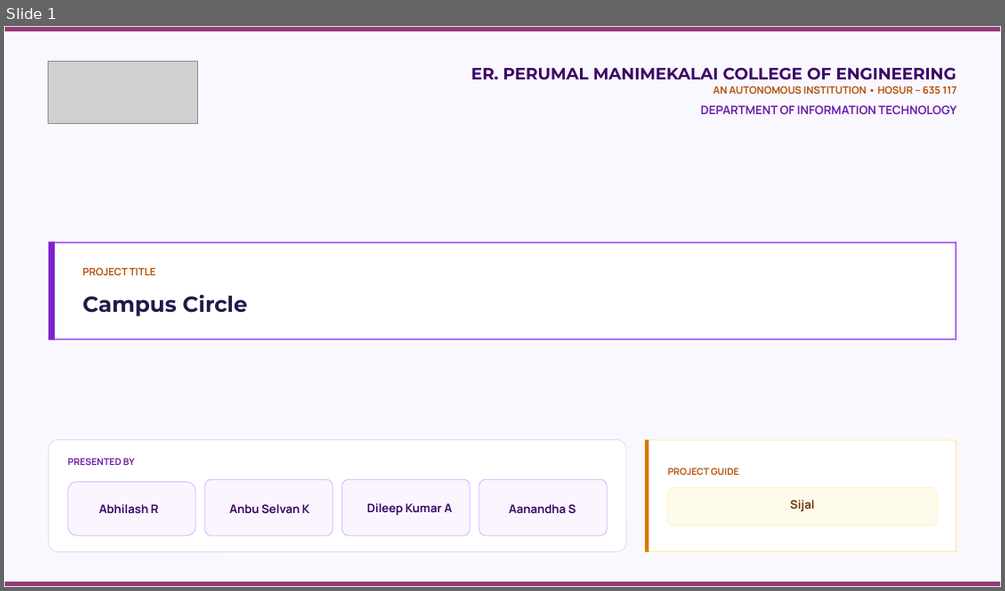
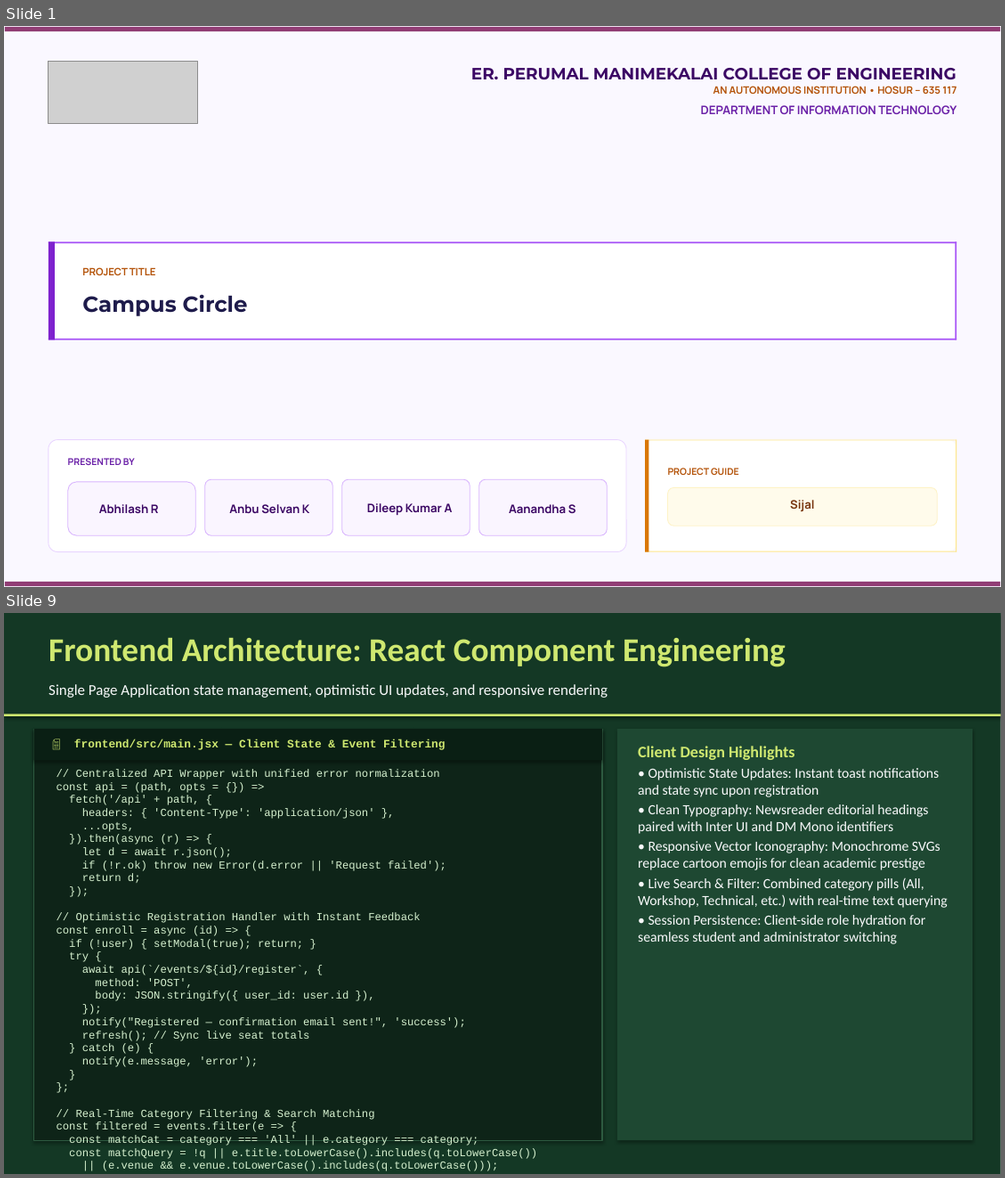
Before and after one commit to Abhi7Prajapathi/Events, a slide deck: CampusCircle_Presentation.pptx. Shown one above the other, each under a label of ours: slide 1 before the commit, slides 1 and 9 after it; the slides between them are not shown. The pictures are 1005x591 and 1005x1178 pixels, drawn with LibreOffice and Linux fonts; fonts in the diff are those of the drawing; grey boxes stand for pictures; background and template pictures are left out. Boxes give left, top, right and bottom in pixels: in the first picture for what was removed or moved away, otherwise in the second. Text is boxed around its words. In the diff, an @@ line names an element or a change of style, - is before the commit and + after.

Commit message:
docs: 16-slide presentation deck with core code snippets, screenshots, problem, solution, and architecture

```diff
--- a/CampusCircle_Presentation.pptx
+++ b/CampusCircle_Presentation.pptx
@@ slide 9 added at [4,613,1001,1174], background #FFFFFF @@
@@ rectangle added at [4,613,1001,1174], fill #143825 @@
@@ rectangle added at [4,613,1001,714], fill #143825 @@
@@ text added at [48,638,785,667], 32 pt, text #CFE870, bold @@
+Frontend Architecture: React Component Engineering
@@ text added at [48,684,607,698], 14.5 pt, text #F8F9FA @@
+Single Page Application state management, optimistic UI updates, and responsive rendering
@@ rectangle added at [4,714,1001,716], fill #CFE870 @@
@@ rectangle added at [34,729,602,1140], fill #0E2418, outline #2D5A40 1 pt @@
@@ rectangle added at [34,729,602,761], fill #0A1F14 @@
@@ text added at [74,739,445,750], 11 pt, text #CFE870, bold @@
+📄 frontend/src/main.jsx — Client State & Event Filtering
@@ rectangle added at [617,729,972,1140], fill #1E4832 @@
@@ text added at [638,746,947,944], 13.5 pt, text #F8F9FA @@
+Client Design Highlights
+• Optimistic State Updates: Instant toast notifications and state sync upon registration
+• Clean Typography: Newsreader editorial headings paired with Inter UI and DM Mono identifiers
+• Responsive Vector Iconography: Monochrome SVGs replace cartoon emojis for clean academic prestige
+• Live Search & Filter: Combined category pills (All, Workshop, Technical, etc.) with real-time text querying
+• Session Persistence: Client-side role hydration for seamless student and administrator switching
@@ text added at [57,769,537,1171], 10.5 pt, text #D5F0CE @@
+// Centralized API Wrapper with unified error normalization
+const api = (path, opts = {}) =>
+fetch('/api' + path, {
+headers: { 'Content-Type': 'application/json' },
+...opts,
+}).then(async (r) => {
+let d = await r.json();
+if (!r.ok) throw new Error(d.error || 'Request failed');
+return d;
+});
+// Optimistic Registration Handler with Instant Feedback
+const enroll = async (id) => {
+if (!user) { setModal(true); return; }
+try {
+await api(`/events/${id}/register`, {
+method: 'POST',
+body: JSON.stringify({ user_id: user.id }),
+});
+notify("Registered — confirmation email sent!", 'success');
+refresh(); // Sync live seat totals
+} catch (e) {
+notify(e.message, 'error');
+}
+};
+// Real-Time Category Filtering & Search Matching
+const filtered = events.filter(e => {
+const matchCat = category === 'All' || e.category === category;
+const matchQuery = !q || e.title.toLowerCase().includes(q.toLowerCase())
+|| (e.venue && e.venue.toLowerCase().includes(q.toLowerCase()));
+return matchCat && matchQuery;
+});
```
Also in this commit, not shown: 4 slides changed, 10 other slides added, 7 slides removed, 3 other files.
